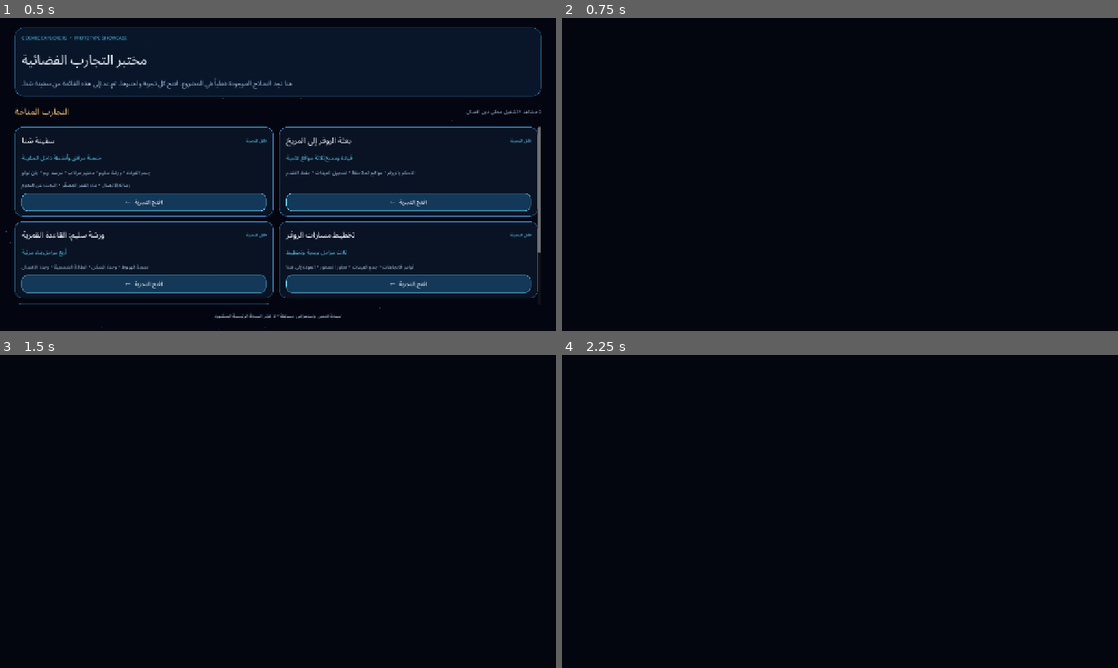
Above: before the commit, frames 1-4 (two rows, left to right).
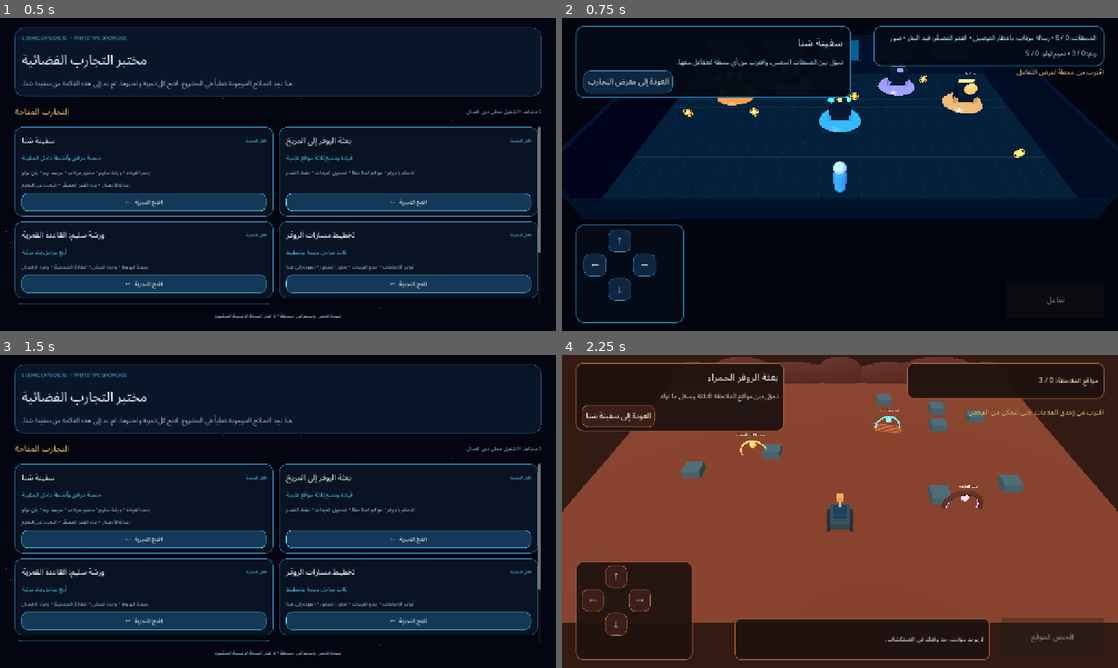
Above: after the commit, the same moments.

Repository: mdznap35/-cosmic-explorers
Game: Godot game, scene res://scenes/prototypes/showcase_app.tscn
Same seed, same stepped clock (60 frames per second), same inputs: the game is played once before the commit and once after it.
Inputs (mouse positions are in pixels of both pictures, inside the frame that each line leads up to):
- Up to frame 1 (0.5 s): no input
- Up to frame 2 (0.75 s): click "افتح التجربة ←" at 0.5 s
- Up to frame 3 (1.5 s): click (66, 417) at 1.25 s, where only the run after the commit has a clickable "العودة إلى معرض التجارب"
- Up to frame 4 (2.25 s): click (967, 539) at 2 s, where only the run after the commit has a clickable "افتح التجربة ←"

Frame 1 is identical in both runs. In frame 2, 37% of the frame differs, in the area x 0-100%, y 2-98%; in frame 3, 36%; in frame 4, 100%, in the area x 0-100%, y 0-100%.
Error before the commit: Parse Error: Cannot infer the type of "target_id" variable because the value doesn't have a set type. (res://scripts/prototypes/sana_hub_prototype.gd:1181)

Commit message:
Fix observatory typed target lookup and fail fast in Sana Hub test

Diff:
--- a/scripts/prototypes/sana_hub_prototype.gd
+++ b/scripts/prototypes/sana_hub_prototype.gd
@@ -1178,7 +1178,7 @@
 		_observatory_feedback_label.text = _observatory_feedback
 	var photo_ids := get_observatory_photo_ids()
 	for index in range(_observatory_buttons.size()):
-		var target_id := OBSERVATORY_TARGET_IDS[index]
+		var target_id: String = str(OBSERVATORY_TARGET_IDS[index])
 		_observatory_buttons[index].disabled = photo_ids.has(target_id)
 
 	if is_instance_valid(_observatory_preview):
--- a/tests/validate_sana_hub_prototype.gd
+++ b/tests/validate_sana_hub_prototype.gd
@@ -20,6 +20,11 @@
 func _run_sana_hub_tests() -> void:
 	_remove_test_save()
 	var hub = HubScene.instantiate()
+	if not hub.has_method("get_station_ids"):
+		_errors.append("The Sana Hub scene script must load before feature tests can continue.")
+		push_error(_errors[_errors.size() - 1])
+		quit(1)
+		return
 	hub.enable_gameplay_bridge = false
 	root.add_child(hub)
 	await process_frame
